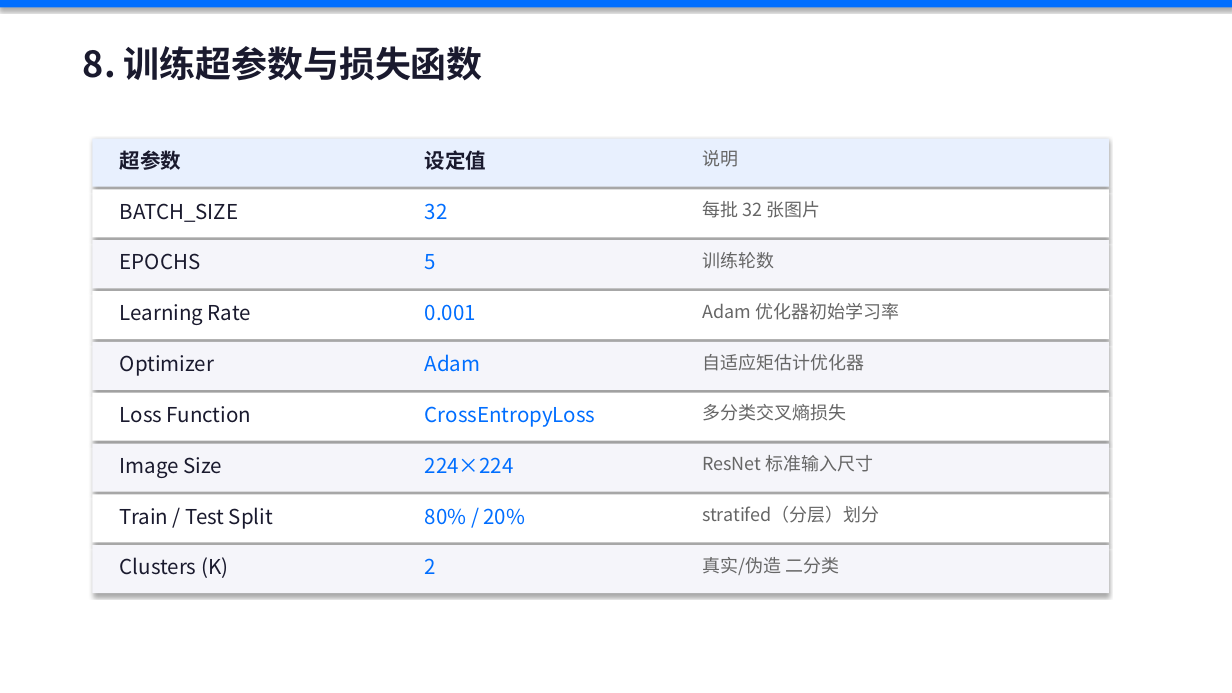
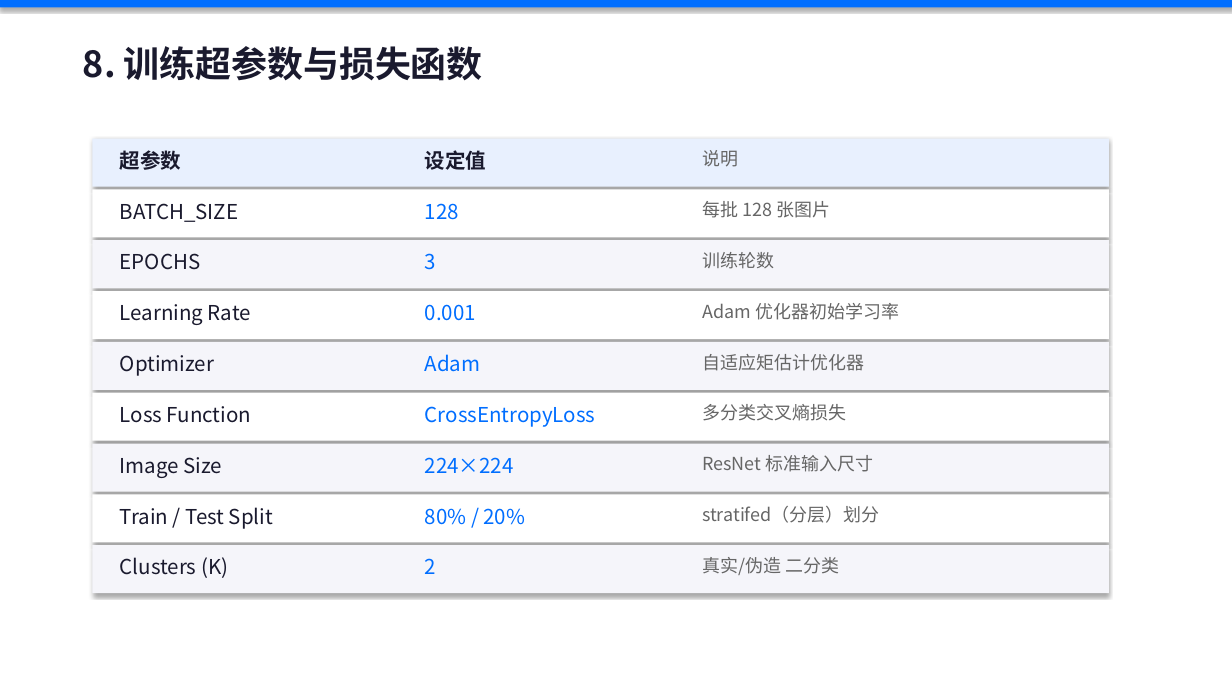
Before and after one commit to KlayinG6/-, a slide deck: slide 13 of 课程设计报告_ResNet18图像分类.pptx. Drawn at 1232x693 pixels with LibreOffice and Linux fonts; fonts in the diff are those of the drawing. Boxes give left, top, right and bottom in pixels: in the first picture for what was removed or moved away, otherwise in the second. Text is boxed around its words. In the diff, an @@ line names an element or a change of style, - is before the commit and + after.

```diff
--- a/课程设计报告_ResNet18图像分类.pptx
+++ b/课程设计报告_ResNet18图像分类.pptx
@@ text at (425, 203, 459, 220): text changed @@
-32
+128
@@ text at (702, 201, 830, 218): text changed @@
-每批 32 张图片
+每批 128 张图片
@@ text at (425, 253, 436, 270): text changed @@
-5
+3
```
Also in this commit, not shown: 4 other slides changed.
